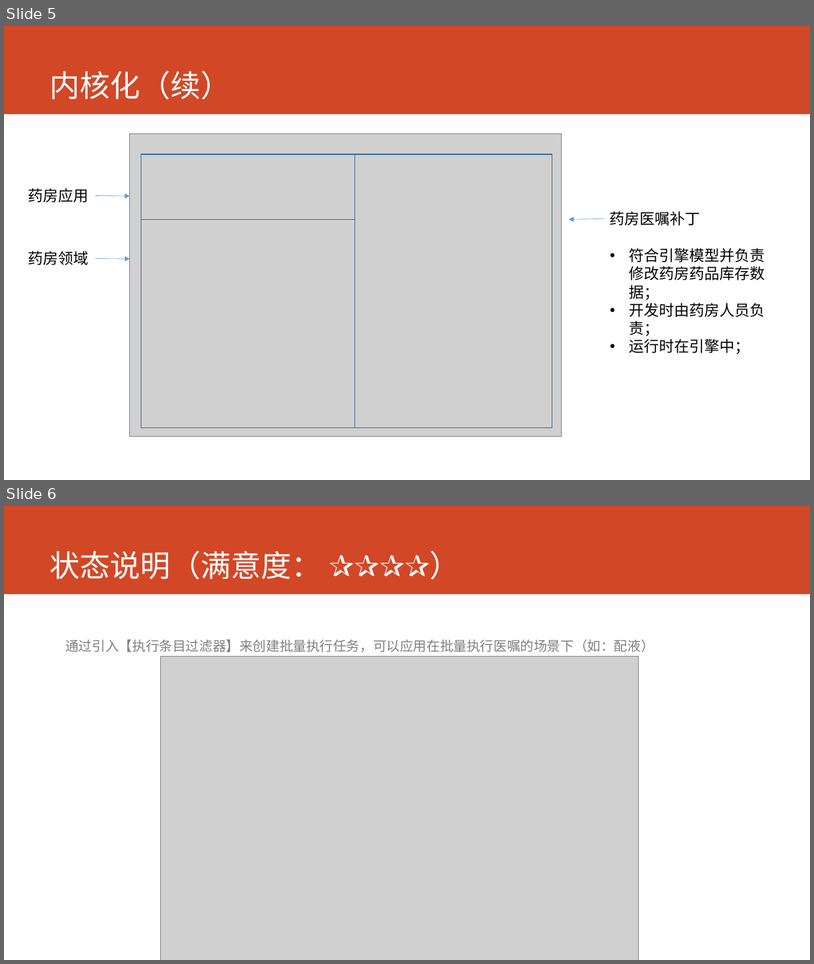
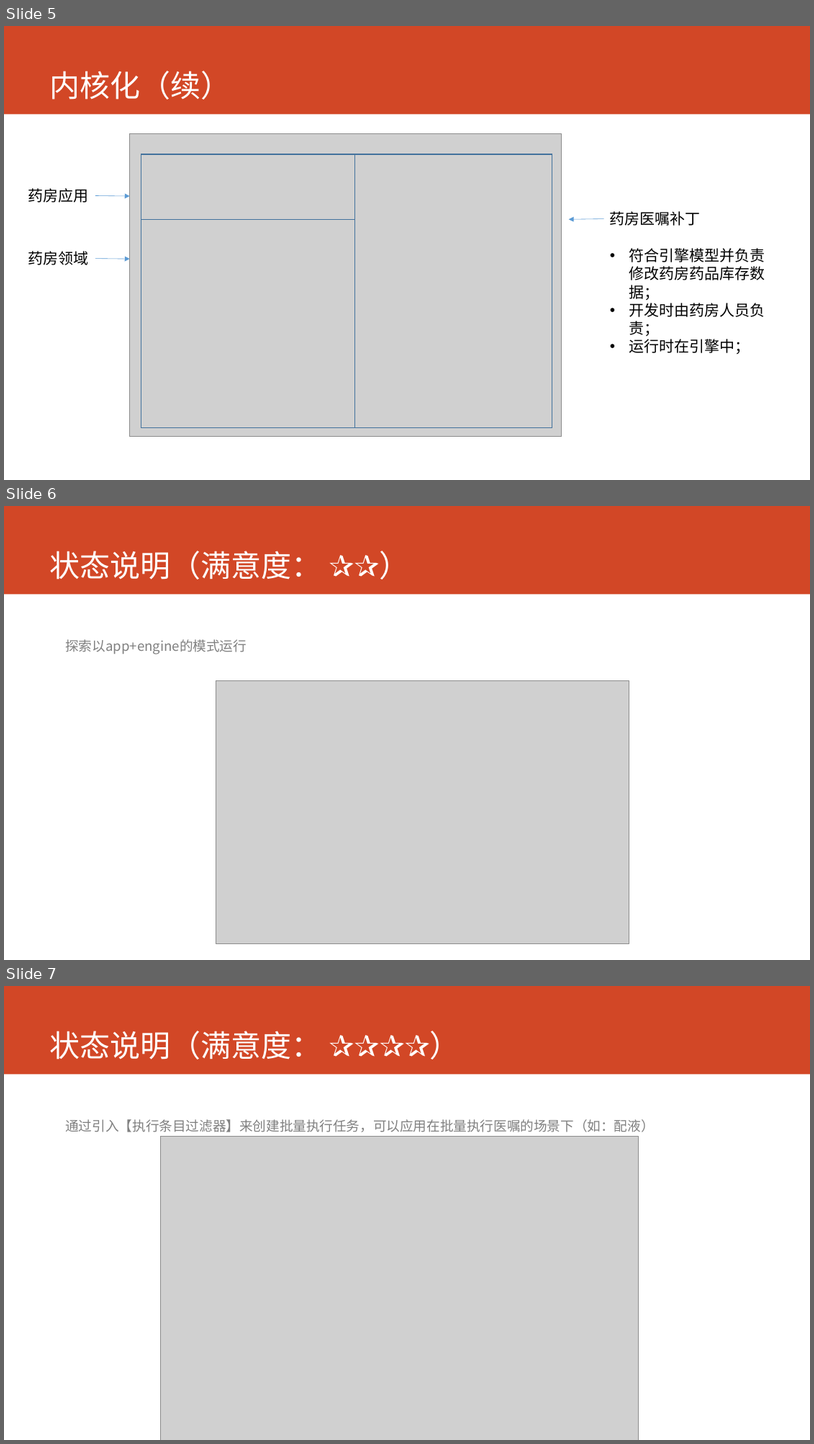
Before and after one commit to AppSecAI-TEST/hospital, a slide deck: doc/状态报告 2017-6-2.pptx. Shown one above the other, each under a label of ours: slides 5 and 6 before the commit, slides 5, 6 and 7 after it. The pictures are 814x964 and 814x1444 pixels, drawn with LibreOffice and Linux fonts; fonts in the diff are those of the drawing; grey boxes stand for pictures. Boxes give left, top, right and bottom in pixels: in the first picture for what was removed or moved away, otherwise in the second. Text is boxed around its words. In the diff, an @@ line names an element or a change of style, - is before the commit and + after.

```diff
--- a/doc/状态报告 2017-6-2.pptx
+++ b/doc/状态报告 2017-6-2.pptx
@@ slide 6 added at <box>4,506,810,960</box>, background #FFFFFF; not listed: 1 template element that a slide beside it also shows @@
@@ title added at <box>50,551,322,579</box>, 36 pt, text #FFFFFF @@
+状态说明（满意度： ✰✰）
@@ text added at <box>65,639,247,654</box>, 16 pt, text #808080 @@
+探索以app+engine的模式运行
@@ picture added at <box>216,681,630,944</box> @@
@@ what was slide 6 is now slide 7 @@
```
Also in this commit, not shown: 1 slide changed.
